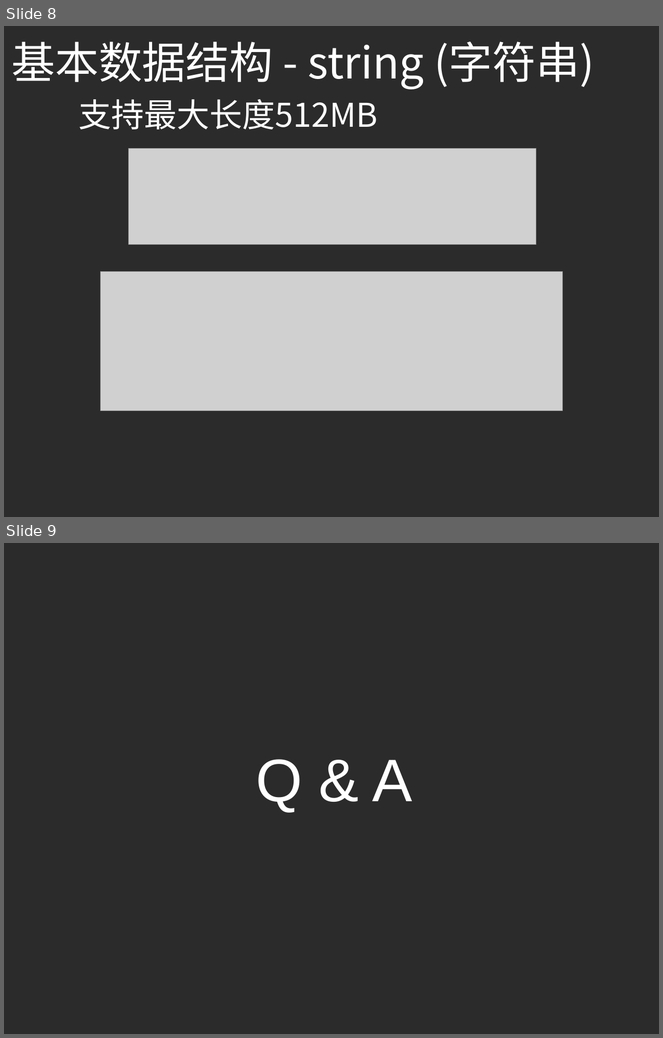
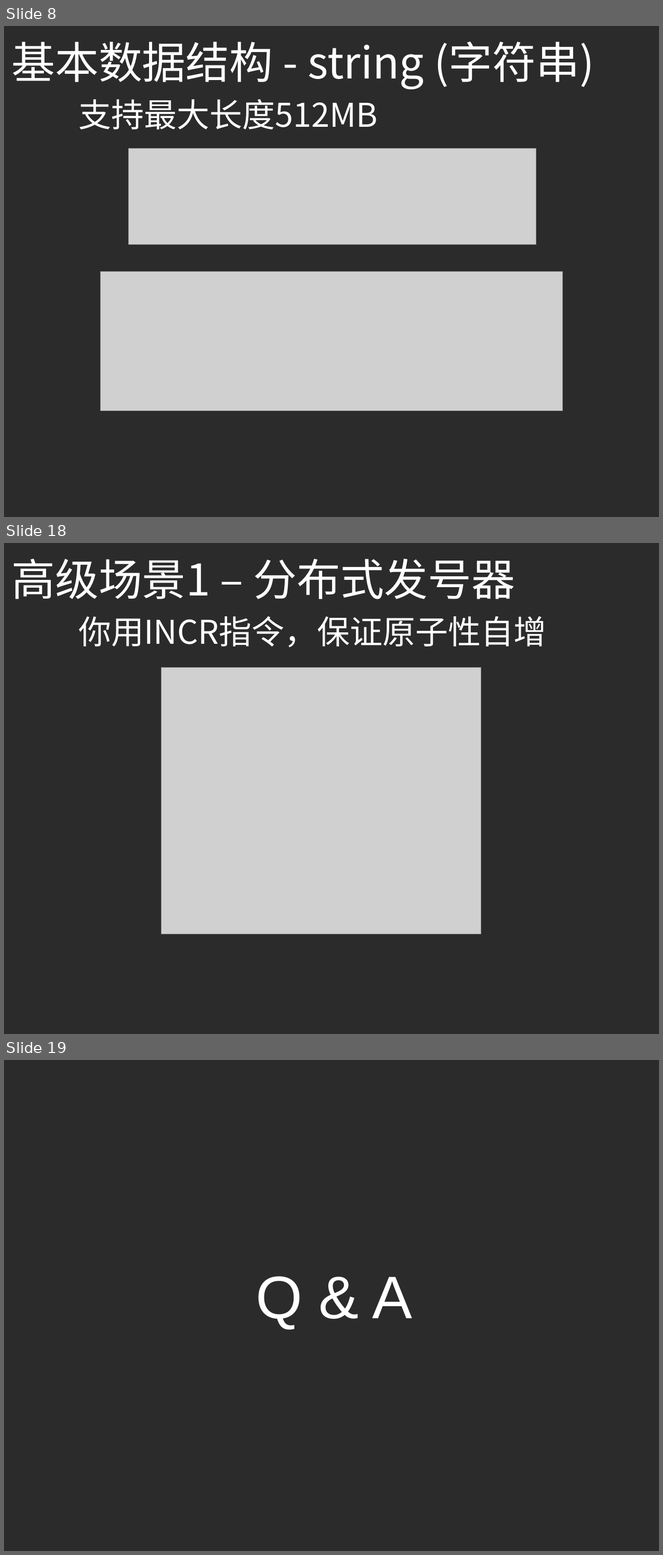
Before and after one commit to yellowb/redis-application-sharing, a slide deck: doc/SD_EP01_Redis_Adv_Application.pptx. Shown one above the other, each under a label of ours: slides 8 and 9 before the commit, slides 8, 18 and 19 after it; the slides between them are not shown. The pictures are 663x1038 and 663x1555 pixels, drawn with LibreOffice and Linux fonts; fonts in the diff are those of the drawing; grey boxes stand for pictures; background and template pictures are left out; a plain dark background stands for a picture behind light text. Boxes give left, top, right and bottom in pixels: in the first picture for what was removed or moved away, otherwise in the second. Text is boxed around its words. In the diff, an @@ line names an element or a change of style, - is before the commit and + after.

```diff
--- a/doc/SD_EP01_Redis_Adv_Application.pptx
+++ b/doc/SD_EP01_Redis_Adv_Application.pptx
@@ slide 18 added at [4,543,659,1034], background picture (left out) @@
@@ text added at [11,559,515,599], 48 pt, text #FFFFFF @@
+高级场景1 – 分布式发号器
@@ text added at [78,616,546,648], 36 pt, text #FFFFFF @@
+你用INCR指令，保证原子性自增
@@ picture added at [161,667,481,934] @@
@@ what was slide 9 is now slide 19 @@
```
Also in this commit, not shown: 9 other slides added.
